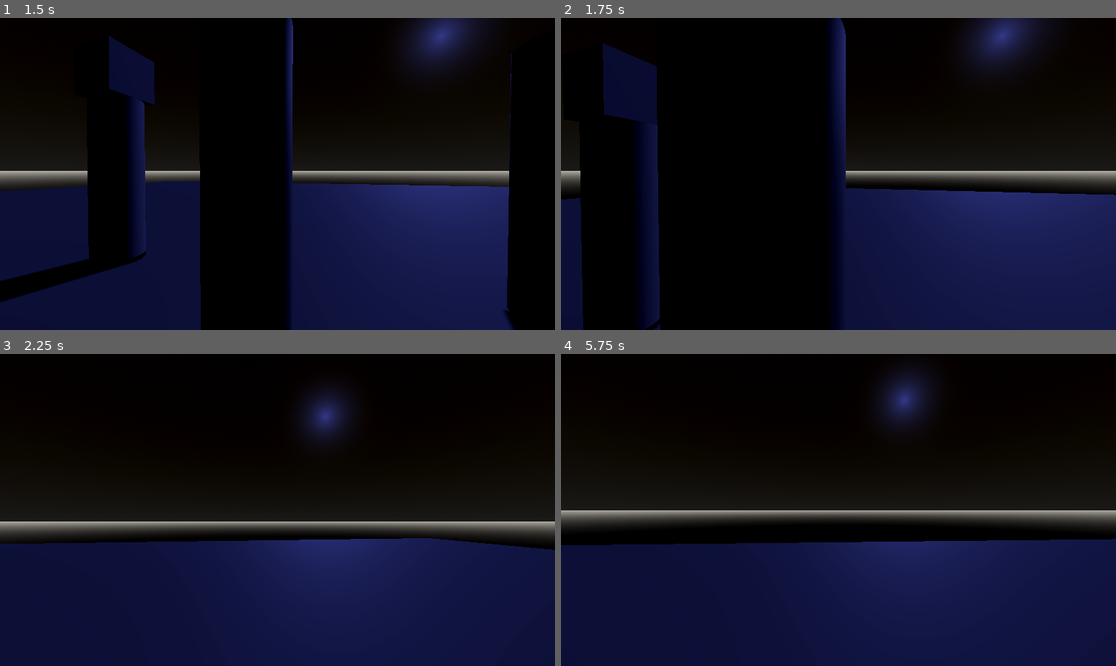
Above: before the commit, frames 1-4 (two rows, left to right).
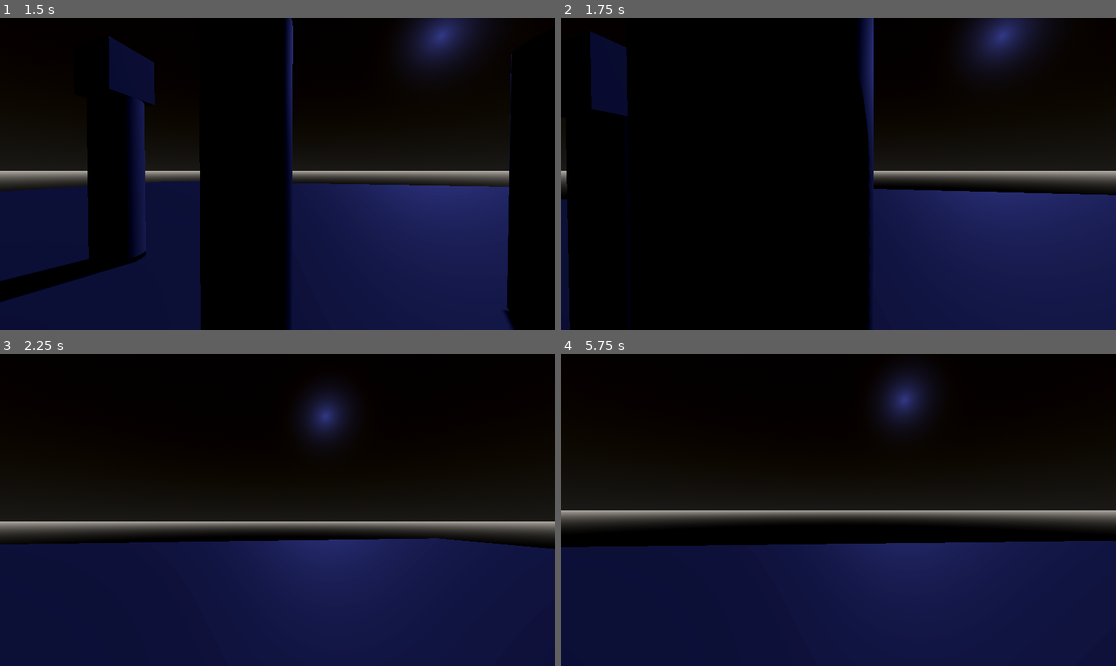
Above: after the commit, the same moments.

Repository: HyperGameDev/You-Are-A-Friend
Game: Godot game, scene res://main_scene.tscn
Two runs of this game, one before a commit and one after it. Both use one fixed random seed, a clock stepped at 60 frames per second and the inputs below.
Inputs (mouse positions are in pixels of both pictures, inside the frame that each line leads up to):
- Up to frame 1 (1.5 s): tap Enter (ui_accept) at 0.5, 0.77 s; move the mouse to (305, 174) at 0.52 s; hold Up (forward) from 0.53 s (still down); click (305, 174) at 0.6 s; move the mouse to (249, 174) at 1.27 s; click (249, 174) at 1.35 s
- Up to frame 2 (1.75 s): keep holding Up (forward); tap Enter (ui_accept) at 1.52 s
- Up to frame 3 (2.25 s): keep holding Up (forward); move the mouse to (288, 503) at 2.02 s; click (288, 503) at 2.1 s
- Up to frame 4 (5.75 s): keep holding Up (forward); tap Enter (ui_accept) at 2.75, 3.02, 3.77, 4.52 s; move the mouse to (832, 516) at 2.77 s; click (832, 516) at 2.85 s; move the mouse to (877, 513) at 3.52 s; click (877, 513) at 3.6 s; move the mouse to (794, 506) at 4.27 s; click (794, 506) at 4.35 s; move the mouse to (844, 510) at 5.02 s; click (844, 510) at 5.1 s

Frame 1 is identical in both runs. In frame 2, 11% of the frame differs, in the area x 1-100%, y 0-100%; in frame 3, 0.2%; in frame 4, 0.5%.

Commit message:
Raycast setup contd
Added collision detection variable update and set layers on friends

Diff:
--- a/friend.gd
+++ b/friend.gd
@@ -30,7 +30,8 @@
 	_friend_detection(delta)
 
 func _friend_detection(delta):
-	pass
+	if $"../../Player/Camera3D/RayCast3D".is_colliding():
+		var friend_nearby = true
 
 func _on_mouse_entered():
 	if convo_state == 0:
--- a/main_scene.tscn
+++ b/main_scene.tscn
@@ -50,6 +50,7 @@
 [node name="All Friends" type="Node3D" parent="."]
 
 [node name="Friend" parent="All Friends" instance=ExtResource("1_83ew0")]
+collision_layer = 2
 friend_name = "Jerome"
 
 [node name="Head 1" type="MeshInstance3D" parent="All Friends/Friend"]
@@ -58,6 +59,7 @@
 
 [node name="Friend2" parent="All Friends" instance=ExtResource("1_83ew0")]
 transform = Transform3D(1, 0, 0, 0, 1, 0, 0, 0, 1, -3.72511, 0, -1.2445)
+collision_layer = 2
 friend_name = "Lillith"
 
 [node name="Head 2" type="MeshInstance3D" parent="All Friends/Friend2"]
@@ -66,6 +68,7 @@
 
 [node name="Friend3" parent="All Friends" instance=ExtResource("1_83ew0")]
 transform = Transform3D(1, 0, 0, 0, 1, 0, 0, 0, 1, 3.64308, 0, -1.2445)
+collision_layer = 2
 friend_name = "Biggo"
 
 [node name="Player" type="CharacterBody3D" parent="."]
